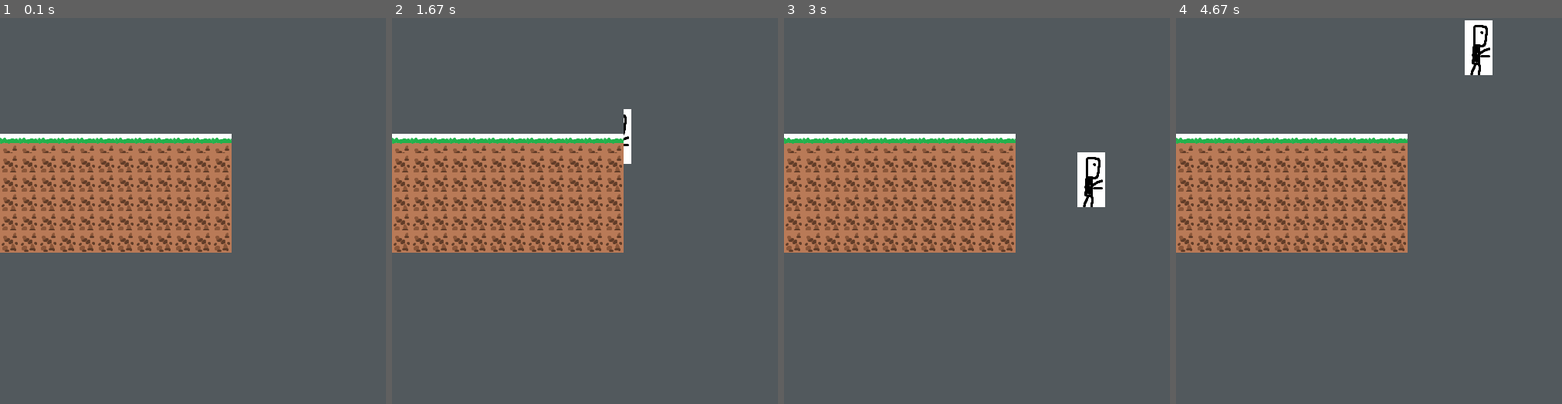
Above: before the commit, frames 1-4 (left to right).
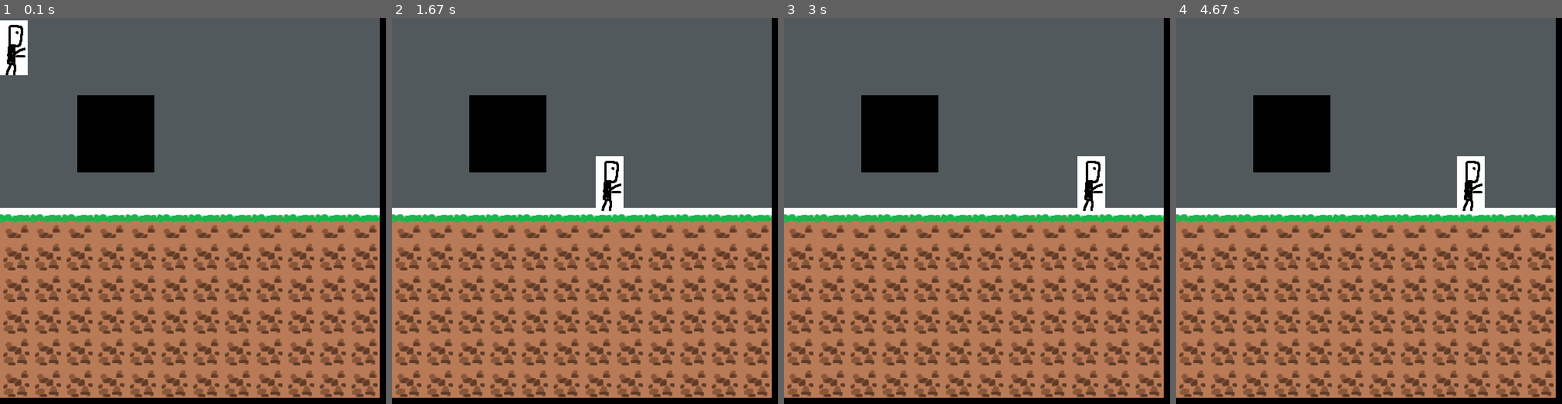
Above: after the commit, the same moments.

Repository: goglgo/pygame_jumBBGGing
Game: pygame game, started from main.py
Two runs of this game, one before a commit and one after it. Both use one fixed random seed, a clock stepped at 60 frames per second and the inputs below.
Inputs:
- Up to frame 1 (0.1 s): no input
- Up to frame 2 (1.67 s): hold Right 0.33-0.8 s; hold Right 0.83-1.3 s; hold Left from 1.33 s (still down)
- Up to frame 3 (3 s): release Left at 1.87 s; hold Left 1.9-2.3 s; hold Right 2.33-2.97 s
- Up to frame 4 (4.67 s): hold Left 3-3.47 s; hold Right 3.5-3.97 s; hold Right 4-4.47 s; hold Left from 4.5 s (still down)

The runs differ from the first frame. In frame 1, 64% of the frame differs, in the area x 0-100%, y 0-100%; in frame 2, 63%; in frame 3, 63%; in frame 4, 65%.

Commit message:
character erected

Diff:
--- a/main.py
+++ b/main.py
@@ -54,6 +54,17 @@
         self.screen_height = int(os.environ.get('SCREEN_HEIGHT', 500))
 
         self.player_y_momentum = 0.2
+        self.collide = {
+            "left":False,
+            "right":False,
+            "up":False,
+            "bottom":False,
+        }
+
+    def move_check(self, collison):
+        # print(collison.rect)
+        self.collide["bottom"] = True
+        # print(self.collide["bottom"])
 
     def update(self):
         pressed_keys = pygame.key.get_pressed()
@@ -70,13 +81,30 @@
         if self.rect.right > self.screen_width:
             self.rect.right = self.screen_width
 
-        if self.rect.y > self.screen_height - self.picture.get_height():
-            self.player_y_momentum = -self.player_y_momentum
-
+        if(self.collide["bottom"] == False):
+            if self.rect.y > self.screen_height - self.picture.get_height():
+                self.player_y_momentum = -self.player_y_momentum
+
+            else:
+                self.player_y_momentum += 0.2
+
+            self.rect.move_ip(0, self.player_y_momentum)
+            # print(self.collide["bottom"])
         else:
-            self.player_y_momentum += 0.2
-
-        self.rect.move_ip(0, self.player_y_momentum)
+            self.rect.move_ip(0,0)
+
+class GameTile(pygame.sprite.Sprite):
+    def __init__(self, img_path, img_size_x, img_size_y):
+        super(GameTile, self).__init__()
+        img = pygame.image.load(img_path).convert()
+        self.surf = pygame.transform.scale(img, (img_size_x, img_size_y))
+        self.img_size_x = img_size_x
+        self.img_size_y = img_size_y
+
+    def set_rect(self, x, y):
+        self.rect = pygame.Rect(x, y, self.img_size_x, self.img_size_y)
+
+        return self
 
 
 class CollideTest(pygame.sprite.Sprite):
@@ -95,39 +123,60 @@
 
 class GameMap(object):
     def __init__(self):
-        dirt_path = os.path.join(ASSET_DIR, "tiles", "dirt.png")
-        grass_path = os.path.join(ASSET_DIR, "tiles", "grass.png")
-
-        self.tile_size = 25
-        self.dirt_img = pygame.image.load(dirt_path)
-        self.grass_img = pygame.image.load(grass_path)
-        self.none_img = pygame.Surface((self.tile_size, self.tile_size))
+        self.dirt_path = os.path.join(ASSET_DIR, "tiles", "dirt.png")
+        self.grass_path = os.path.join(ASSET_DIR, "tiles", "grass.png")
+
+        self.screen_width = int(os.environ.get('SCREEN_WIDTH', 500))
+        self.screen_height = int(os.environ.get('SCREEN_HEIGHT', 500))
+        self.surf = pygame.Surface((self.screen_width, self.screen_height))
+
+        # self.dirt_img = pygame.image.load(dirt_path).convert()
+        # self.grass_img = pygame.image.load(grass_path).convert()
+
+        self.game_map = [   [0,0,0,0,0,0,0,0,0,0,0,0],
+                            [0,0,0,0,0,0,0,0,0,0,0,0],
+                            [0,0,0,0,0,0,0,0,0,0,0,0],
+                            [0,0,0,0,0,0,0,0,0,0,0,0],
+                            [0,0,0,0,0,0,0,0,0,0,0,0],
+                            [0,0,0,0,0,0,0,0,0,0,0,0],
+                            [1,1,1,1,1,1,1,1,1,1,1,1],
+                            [2,2,2,2,2,2,2,2,2,2,2,2],
+                            [2,2,2,2,2,2,2,2,2,2,2,2],
+                            [2,2,2,2,2,2,2,2,2,2,2,2],
+                            [2,2,2,2,2,2,2,2,2,2,2,2],
+                            [2,2,2,2,2,2,2,2,2,2,2,2],   ]
+
+        self.tile_size_x = self.screen_width // len(self.game_map)
+        self.tile_size_y = self.screen_height // len(self.game_map[0])
+        self.none_img = pygame.Surface((self.tile_size_x, self.tile_size_y)).convert()
         self.none_img.fill((82, 89, 93))
-        self.game_map = [   [0,0,0,0,0,0,0,0,0,0,0,0],
-                            [0,0,0,0,0,0,0,0,0,0,0,0],
-                            [0,0,0,0,0,0,0,0,0,0,0,0],
-                            [0,0,0,0,0,0,0,0,0,0,0,0],
-                            [0,0,0,0,0,0,0,0,0,0,0,0],
-                            [0,0,0,0,0,0,0,0,0,0,0,0],
-                            [1,1,1,1,1,1,1,1,1,1,1,1],
-                            [2,2,2,2,2,2,2,2,2,2,2,2],
-                            [2,2,2,2,2,2,2,2,2,2,2,2],
-                            [2,2,2,2,2,2,2,2,2,2,2,2],
-                            [2,2,2,2,2,2,2,2,2,2,2,2],
-                            [2,2,2,2,2,2,2,2,2,2,2,2],   ]
-
-
-    def update(self, surf : pygame.Surface):
+
+        # self.dirt_img = GameTile(dirt_path, self.tile_size_x, self.tile_size_y)
+        # self.grass_img = GameTile(grass_path, self.tile_size_x, self.tile_size_y)
+
+        # self.dirt_img = pygame.transform.scale(self.dirt_img, (self.tile_size_x, self.tile_size_y))
+        # self.grass_img = pygame.transform.scale(self.grass_img, (self.tile_size_x, self.tile_size_y))
+
+        self.collide_group = pygame.sprite.Group()
+
+    def update(self):
         y = 0
         for row in self.game_map:
             x = 0
             for tile in row:
                 if tile == 0 :
-                    surf.blit(self.none_img, (x * self.tile_size, y * self.tile_size))
+                    self.surf.blit(self.none_img, (x * self.tile_size_x, y * self.tile_size_y))
+
                 if tile == 1 :
-                    surf.blit(self.grass_img, (x * self.tile_size, y * self.tile_size))
+                    grass_img = GameTile(self.grass_path, self.tile_size_x, self.tile_size_y)
+                    grass_img.set_rect(x * self.tile_size_x, y * self.tile_size_y)
+                    self.surf.blit(grass_img.surf, grass_img.rect)
+                    self.collide_group.add(grass_img)
+
                 if tile == 2 :
-                    surf.blit(self.dirt_img, (x * self.tile_size, y * self.tile_size))
+                    dirt_img = GameTile(self.dirt_path, self.tile_size_x, self.tile_size_y)
+                    dirt_img.set_rect(x * self.tile_size_x, y * self.tile_size_y)
+                    self.surf.blit(dirt_img.surf, dirt_img.rect)
                 x += 1
             y += 1
 
@@ -149,21 +198,14 @@
 while EVENT.running:
     EVENT.check()
 
-    # screen에 흰색을 채웁니다.
-    screen.fill((255, 255, 255))
-
-    # display에 다른 색을 채웁니다.
-    display.fill((82, 89, 93))
-    display.blit(Player.surf, Player.rect)
-    display.blit(test_sprite.surf, test_sprite.rect)
-
-    # display를 screen (0,0) 좌표에 뿌립니다.
-    display = pygame.transform.scale(display, (SCREEN_WIDTH, SCREEN_HEIGHT))
-    Map.update(display)
-
-    screen.blit(display, (0, 0))
+    Map.update()
+    background = pygame.transform.scale(Map.surf, (SCREEN_WIDTH, SCREEN_HEIGHT))
 
     Player.update()
+
+    background.blit(Player.surf, Player.rect)
+    background.blit(test_sprite.surf, test_sprite.rect)
+    screen.blit(background, (0, 0))
 
     # collide check
     if pygame.sprite.spritecollideany(Player, collide_sprites):
@@ -172,6 +214,10 @@
     else:
         test_sprite.black_update()
 
+    collide_with_map = pygame.sprite.spritecollideany(Player, Map.collide_group)
+    if collide_with_map:
+        Player.move_check(collide_with_map)
+
     # Flip the display
     pygame.display.flip()
     clock.tick(60)
Not shown, added: environ_setup.bat
